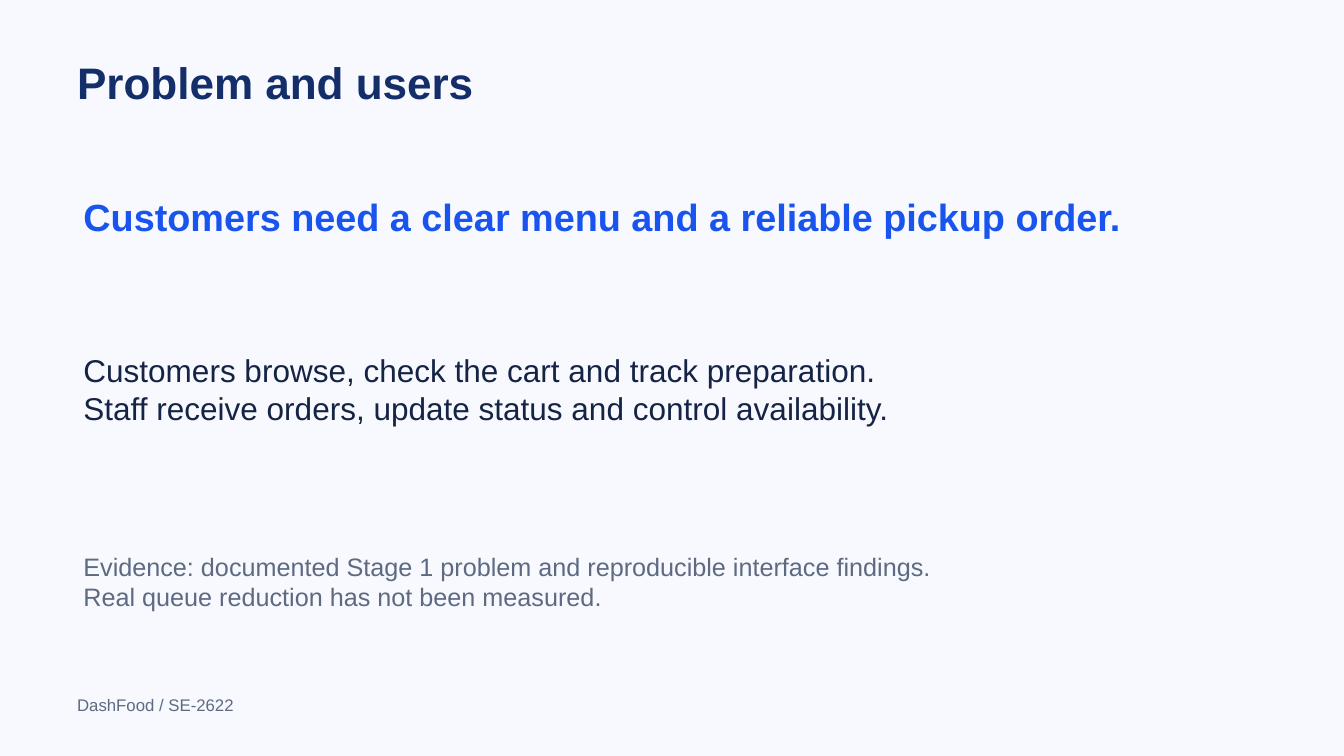
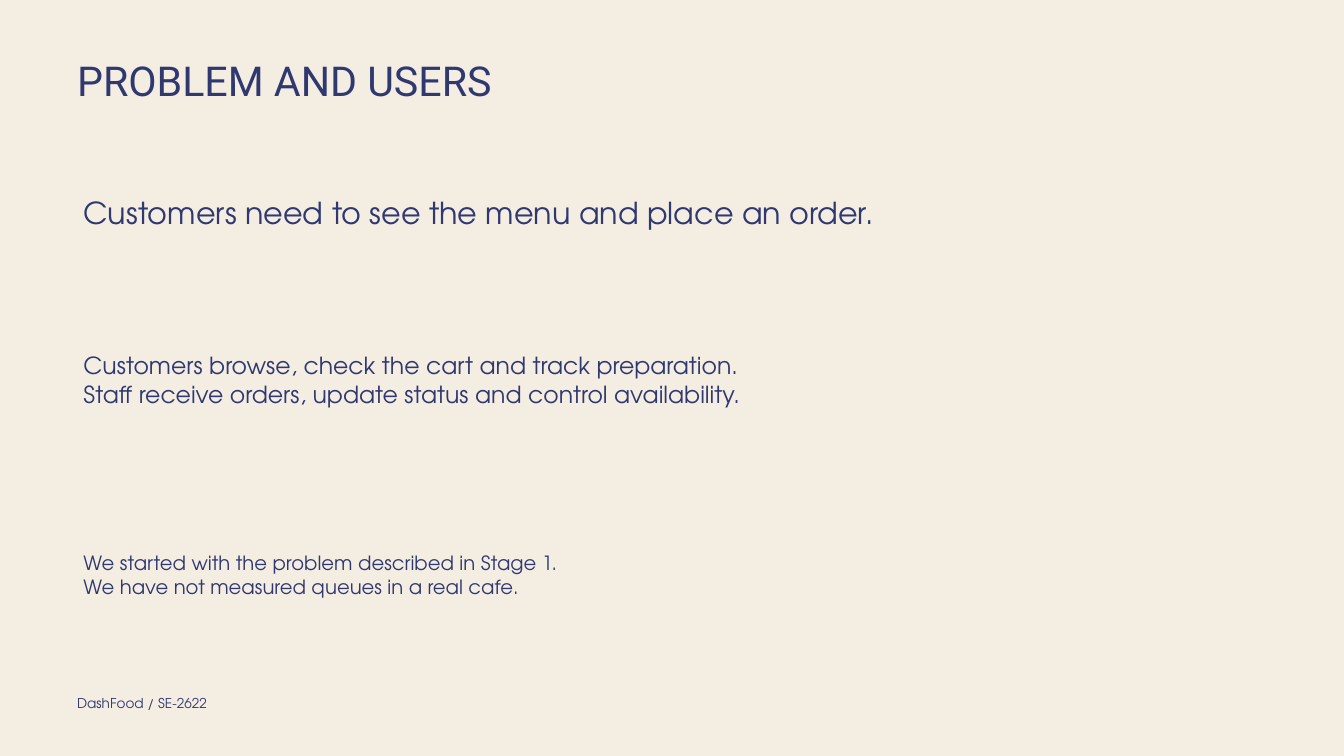
Before and after one commit to Arqode/CafeSystem, a slide deck: slide 2 of output/final/DashFood_Final_Presentation.pptx. Drawn at 1344x756 pixels with LibreOffice and Linux fonts; fonts in the diff are those of the drawing. Boxes give left, top, right and bottom in pixels: in the first picture for what was removed or moved away, otherwise in the second. Text is boxed around its words. In the diff, an @@ line names an element or a change of style, - is before the commit and + after.

```diff
--- a/output/final/DashFood_Final_Presentation.pptx
+++ b/output/final/DashFood_Final_Presentation.pptx
@@ background #F7F9FE to #F4EDE2 @@
@@ text at (77,66,491,97): text changed; size 31.5 to 29.4 pt; font Arial to Roboto; text colour #142E69 to #303870; bold off @@
-Problem and users
+PROBLEM AND USERS
@@ text at (83,201,874,230): text changed; size 27 to 21.6 pt; font Arial to TeX Gyre Adventor; text colour #1854ED to #303870; bold off @@
-Customers need a clear menu and a reliable pickup order.
+Customers need to see the menu and place an order.
@@ text "Customers browse, check the cart ..." at (83,356,740,408): size 22.5 to 16.8 pt, font Arial to TeX Gyre Adventor, text colour #152344 to #303870 @@
@@ text at (83,555,557,598): text changed; size 18 to 14 pt; font Arial to TeX Gyre Adventor; text colour #5D6A82 to #303870 @@
-Evidence: documented Stage 1 problem and reproducible interface findings.
-Real queue reduction has not been measured.
+We started with the problem described in Stage 1.
+We have not measured queues in a real cafe.
@@ text "DashFood / SE-2622" at (77,698,207,708): size 12 to 9.7 pt, font Arial to TeX Gyre Adventor, text colour #5D6A82 to #303870 @@
```
Also in this commit, not shown: 9 other slides changed, 54 other files.
